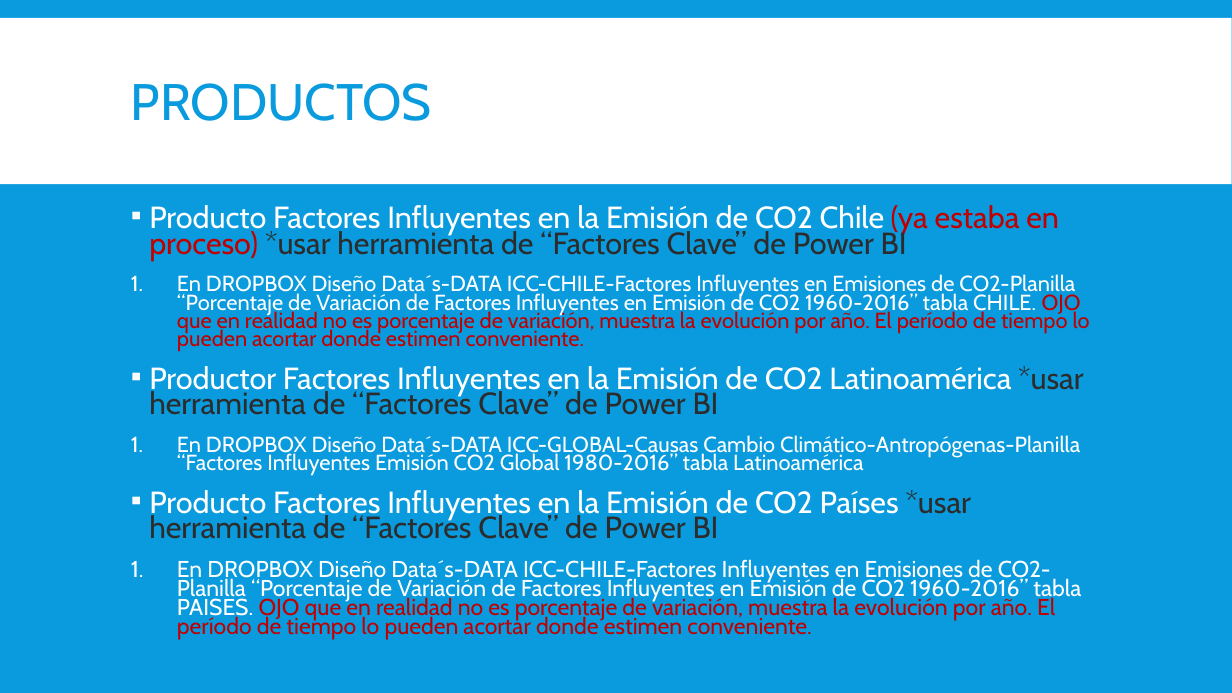
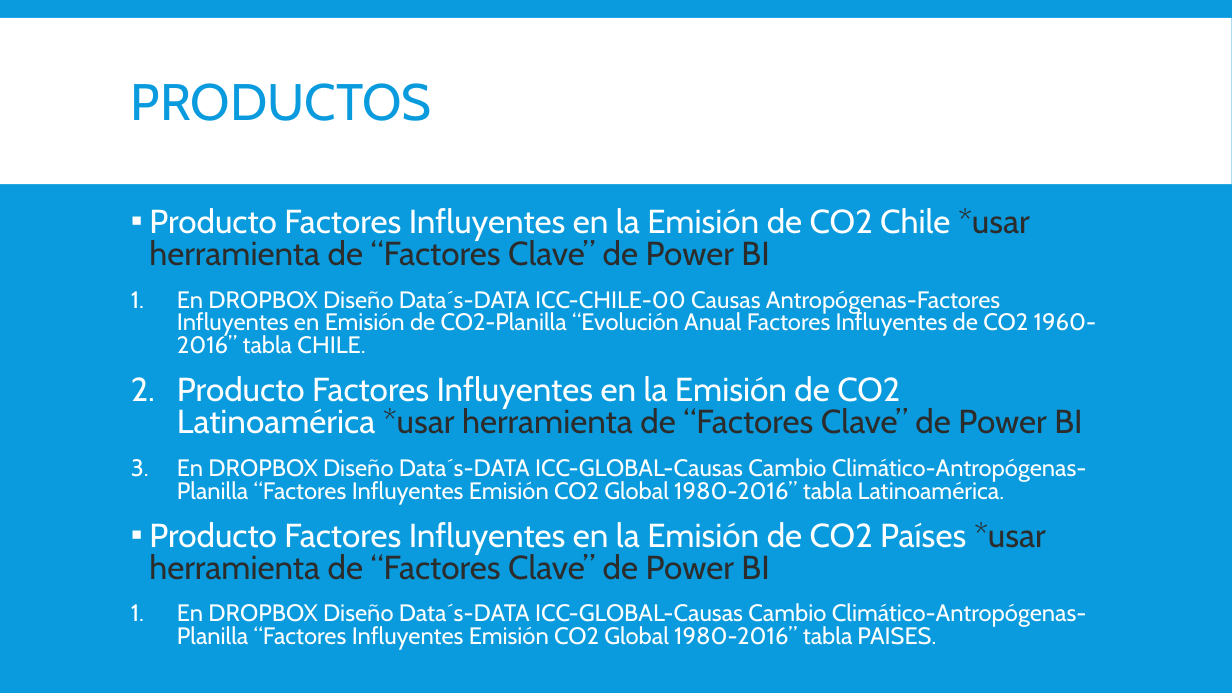
Before and after one commit to Sud-Austral/DATA-ICC, a slide deck: slide 5 of DATA CLIMA CREACION DE PRODUCTOS.pptx. Drawn at 1232x693 pixels with LibreOffice and Linux fonts; fonts in the diff are those of the drawing. Boxes give left, top, right and bottom in pixels: in the first picture for what was removed or moved away, otherwise in the second. Text is boxed around its words. In the diff, an @@ line names an element or a change of style, - is before the commit and + after.

```diff
--- a/DATA CLIMA CREACION DE PRODUCTOS.pptx
+++ b/DATA CLIMA CREACION DE PRODUCTOS.pptx
@@ text at [149, 208, 1096, 505]: text changed; size 17 to 18.5 pt @@
-▪ Producto Factores Influyentes en la Emisión de CO2 Chile (ya estaba en proceso) *usar herramienta de “Factores Clave” de Power BI
-1. En DROPBOX Diseño Data´s-DATA ICC-CHILE-Factores Influyentes en Emisiones de CO2-Planilla “Porcentaje de Variación de Factores Influyentes en Emisión de CO2 1960-2016” tabla CHILE. OJO que en realidad no es porcentaje de variación, muestra la evolución por año. El período de tiempo lo pueden acortar donde estimen conveniente.
-▪ Productor Factores Influyentes en la Emisión de CO2 Latinoamérica *usar herramienta de “Factores Clave” de Power BI
-1. En DROPBOX Diseño Data´s-DATA ICC-GLOBAL-Causas Cambio Climático-Antropógenas-Planilla “Factores Influyentes Emisión CO2 Global 1980-2016” tabla Latinoamérica
+▪ Producto Factores Influyentes en la Emisión de CO2 Chile *usar herramienta de “Factores Clave” de Power BI
+1. En DROPBOX Diseño Data´s-DATA ICC-CHILE-00 Causas Antropógenas-Factores Influyentes en Emisión de CO2-Planilla “Evolución Anual Factores Influyentes de CO2 1960-2016” tabla CHILE.
+2. Producto Factores Influyentes en la Emisión de CO2 Latinoamérica *usar herramienta de “Factores Clave” de Power BI
+3. En DROPBOX Diseño Data´s-DATA ICC-GLOBAL-Causas Cambio Climático-Antropógenas-Planilla “Factores Influyentes Emisión CO2 Global 1980-2016” tabla Latinoamérica.
@@ text at [149, 522, 1046, 580]: size 23.8 to 25.9 pt in "Producto Factores Influyentes en la Emisión de ..."; line spacing 0.7 to 0.8 @@
@@ text at [177, 603, 1087, 650]: text changed; size 17.9 to 18.5 pt @@
-1. En DROPBOX Diseño Data´s-DATA ICC-CHILE-Factores Influyentes en Emisiones de CO2-Planilla “Porcentaje de Variación de Factores Influyentes en Emisión de CO2 1960-2016” tabla PAISES. OJO que en realidad no es porcentaje de variación, muestra la evolución por año. El período de tiempo lo pueden acortar donde estimen conveniente.
+1. En DROPBOX Diseño Data´s-DATA ICC-GLOBAL-Causas Cambio Climático-Antropógenas-Planilla “Factores Influyentes Emisión CO2 Global 1980-2016” tabla PAISES.
```
Also in this commit, not shown: 3 other slides changed, 42 other files.
